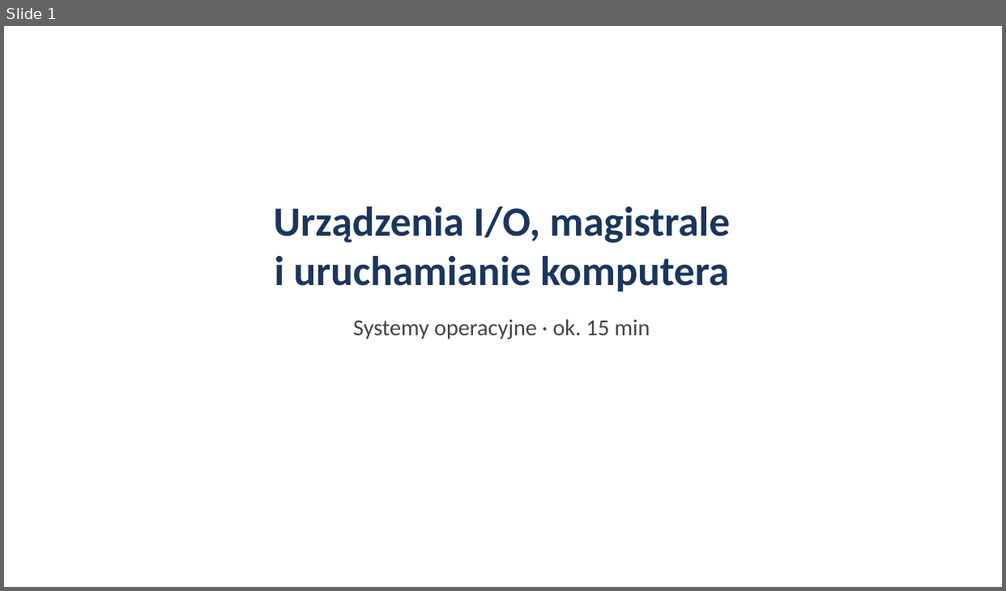
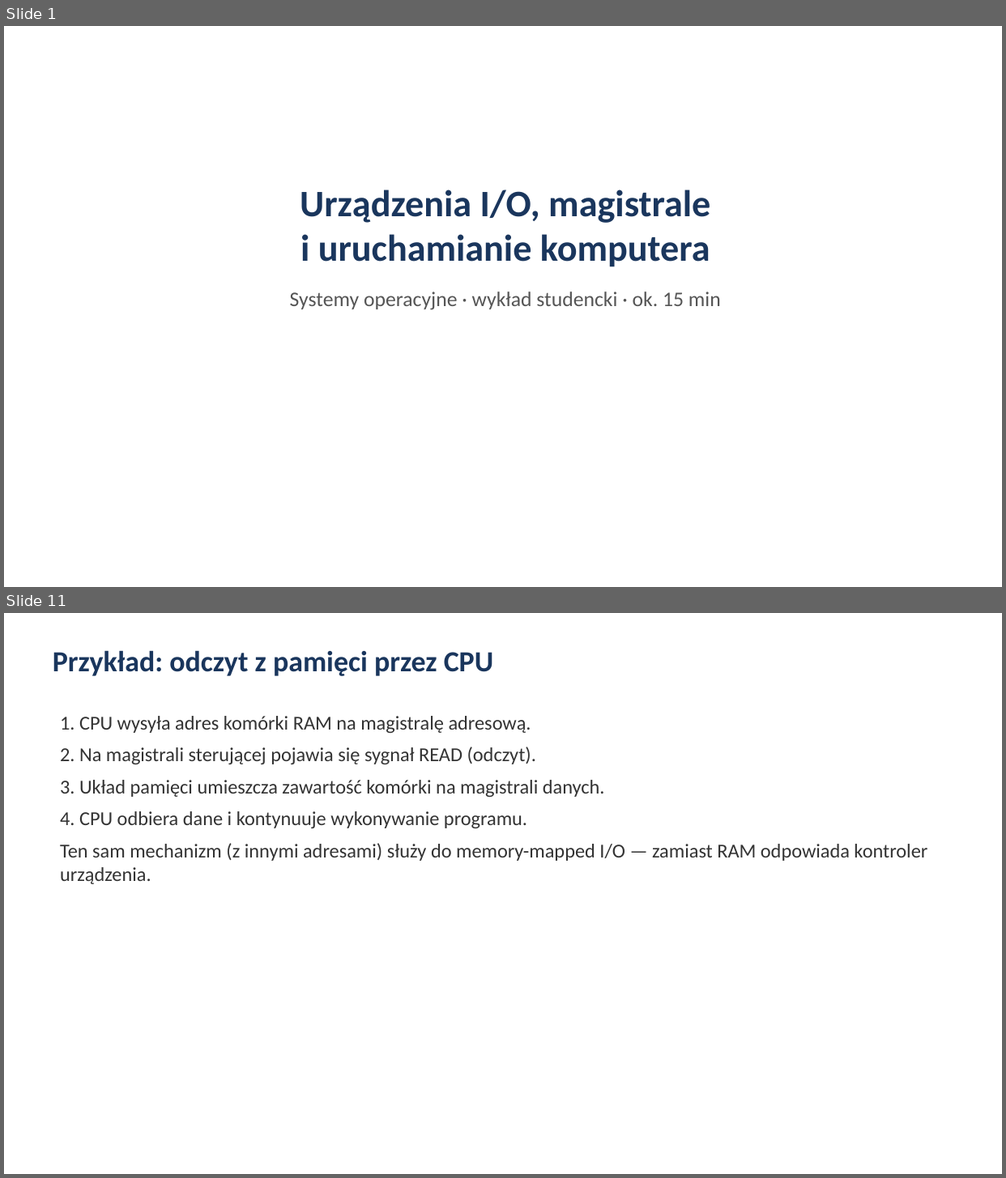
Before and after one commit to PL77239/RESEARCH, a slide deck: prezentacja/prezentacja-os.pptx. Shown one above the other, each under a label of ours: slide 1 before the commit, slides 1 and 11 after it; the slides between them are not shown. The pictures are 1006x591 and 1006x1178 pixels, drawn with LibreOffice and Linux fonts; fonts in the diff are those of the drawing. Boxes give left, top, right and bottom in pixels: in the first picture for what was removed or moved away, otherwise in the second. Text is boxed around its words. In the diff, an @@ line names an element or a change of style, - is before the commit and + after.

```diff
--- a/prezentacja/prezentacja-os.pptx
+++ b/prezentacja/prezentacja-os.pptx
@@ slide 11 added at (4,613,1002,1174), background #FFFFFF @@
@@ text added at (53,650,493,676), 28 pt, text #1A365D, bold @@
+Przykład: odczyt z pamięci przez CPU
@@ text added at (60,716,927,884), 19 pt, text #333333 @@
+1. CPU wysyła adres komórki RAM na magistralę adresową.
+2. Na magistrali sterującej pojawia się sygnał READ (odczyt).
+3. Układ pamięci umieszcza zawartość komórki na magistrali danych.
+4. CPU odbiera dane i kontynuuje wykonywanie programu.
+Ten sam mechanizm (z innymi adresami) służy do memory-mapped I/O — zamiast RAM odpowiada kontroler urządzenia.
@@ slide 1 changed as well @@
@@ text "Urządzenia I/O, magistrale i uruchamianie ...": place and size @@
-text "Urządzenia I/O, magistrale i uruchamianie ..." at (274,207,730,339)
+text "Urządzenia I/O, magistrale i uruchamianie ..." at (290,190,721,310)
@@ text at (300,190,710,267): size 40 to 36 pt in "Urządzenia I/O, magistrale i uruchamianie komputera" @@
@@ text at (290,292,721,310): text changed; size 22 to 20 pt; text colour #444444 to #555555 @@
-Systemy operacyjne · ok. 15 min
+Systemy operacyjne · wykład studencki · ok. 15 min
```
Also in this commit, not shown: 1 other slide changed, 20 other slides added, 15 slides removed.
